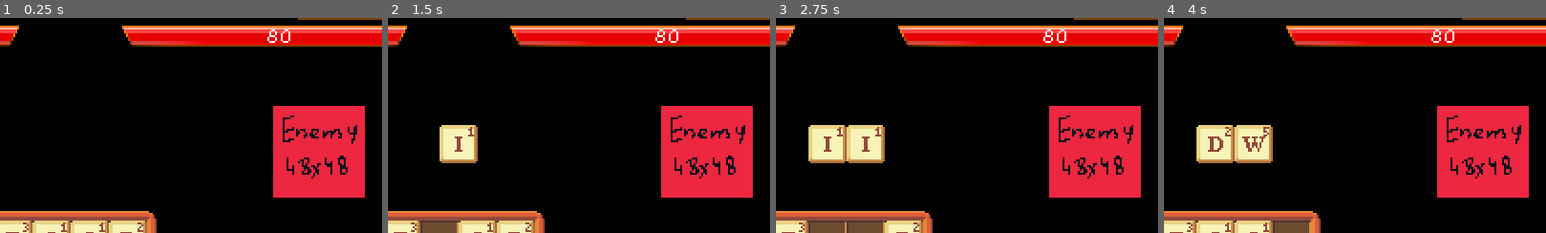
Above: before the commit, frames 1-4 (left to right).
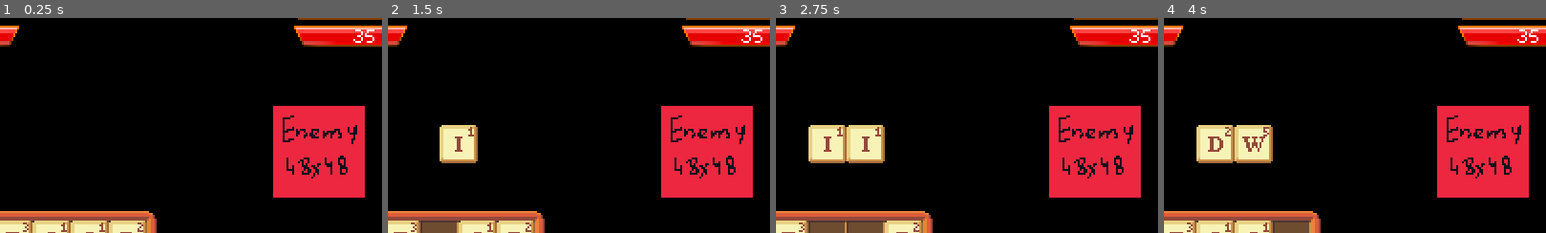
Above: after the commit, the same moments.

Repository: jakubg1/q-stab
Game: Godot game, scene res://scenes/main.tscn
Two runs of this game, one before a commit and one after it. Both use one fixed random seed, a clock stepped at 60 frames per second and the inputs below.
Inputs (mouse positions are % of the whole screen's width and height, from its top left):
- Up to frame 1 (0.25 s): no input
- Up to frame 2 (1.5 s): tap Enter (battle_attack) at 0.5 s; move the mouse to (42, 57) at 0.52 s; hold Enter (battle_attack) 0.53-1.28 s; click (42, 57) at 0.67 s; tap Space at 1.25 s; move the mouse to (48, 57) at 1.27 s; tap Backspace at 1.35 s; click (48, 57) at 1.42 s
- Up to frame 3 (2.75 s): tap Enter (battle_attack) at 2 s; move the mouse to (52, 57) at 2.02 s; hold Shift from 2.03 s (still down); click (52, 57) at 2.17 s
- Up to frame 4 (4 s): tap Space at 2.75 s; move the mouse to (57, 57) at 2.77 s; release Shift at 2.78 s; tap Delete at 2.85 s; click (57, 57) at 2.92 s; tap Enter (battle_attack) at 3.5 s; move the mouse to (42, 66) at 3.52 s; hold Enter (battle_attack) from 3.53 s (still down); click (42, 66) at 3.67 s
The pictures show only the part of the screen within x 41-91%, y 5-55%; the shares and areas given below are measured in that part.

The runs differ from the first frame. In frame 1, 4.7% of the frame differs, in the area x 32-98%, y 3-14%; in frame 2, 4.7%; in frame 3, 4.7%; in frame 4, 4.7%.

Commit message:
Fix battle longevity and regeneration
- The health bar now actually supports regeneration properly.
- The initial enemy health has been reduced to 35 HP.
- Fixed the enemy taking the player's first turn when the previous enemy was killed.
- Known bug: When the enemy dies through a status effect, the victory screen shows up and the game is over.

Diff:
--- a/scripts/battle.gd
+++ b/scripts/battle.gd
@@ -46,8 +46,18 @@
 ## Ends the turn for the specified player.
 func endMove() -> void:
 	if over:
-		return
-	if turn == Enums.Turn.PLAYER:
+		# Respawn and reset after killing the previous enemy.
+		# TODO: Handle killing an enemy better instead of having to do this.
+		# TODO: Enemy sets
+		over = false
+		player.regenerateFull()
+		player.removeStatusEffects()
+		enemy.queue_free()
+		spawnEnemy()
+		turn = Enums.Turn.PLAYER
+		letterManager.setInputAllowed(true)
+		victorySprite.hide()
+	elif turn == Enums.Turn.PLAYER:
 		turn = Enums.Turn.ENEMY
 		player_move_ended.emit()
 		letterManager.setInputAllowed(false)
@@ -66,14 +76,7 @@
 	over = true
 	letterManager.setInputAllowed(false)
 	if won:
-		# TODO: Handle killing an enemy better instead of having to do this.
-		# TODO: Enemy sets
-		over = false
-		player.regenerateFull()
-		enemy.queue_free()
-		spawnEnemy()
-		turn = Enums.Turn.PLAYER
-		#victorySprite.show()
+		victorySprite.show()
 	else:
 		defeatSprite.show()
 
--- a/scripts/enemy.gd
+++ b/scripts/enemy.gd
@@ -3,7 +3,7 @@
 
 @onready var actionTimer: Timer = $ActionTimer
 
-const ATTACKS = [
+const ATTACKS: Array[Dictionary] = [
 	{
 		"name": "Basic Attack",
 		"weight": 2,
@@ -25,11 +25,7 @@
 func attack() -> void:
 	if dead:
 		return
-	var weights: Array[int] = []
-	for attack in ATTACKS:
-		weights.append(attack.weight)
-	var n = Utils.weightedRandom(weights)
-	var attack = ATTACKS[n]
+	var attack = Utils.weightedRandomObject(ATTACKS)
 	attacked.emit(self, attack.effects)
 
 ## Queues a move by starting a timer until the enemy attacks.
@@ -40,7 +36,7 @@
 
 ## Called when the node enters the scene tree for the first time.
 func _ready() -> void:
-	init("Placeholder", 80)
+	init("Placeholder", 35)
 
 ## Called every frame. 'delta' is the elapsed time since the previous frame.
 func _process(delta: float) -> void:
--- a/scripts/entity.gd
+++ b/scripts/entity.gd
@@ -48,6 +48,7 @@
 	if health == 0:
 		dead = true
 		died.emit()
+		print(displayName + " died!")
 
 ## Regenerates tne specified amount of HP.
 func regenerate(amount: int) -> void:
@@ -83,6 +84,7 @@
 func removeStatusEffects() -> void:
 	for effect in statusEffects:
 		removeStatusEffect(effect)
+	print(displayName + ": Status effects removed!")
 
 ## Returns whether this Entity has the specified status effect.
 func hasStatusEffect(effect: Enums.StatusEffectType) -> bool:
--- a/scripts/health_bar.gd
+++ b/scripts/health_bar.gd
@@ -68,9 +68,11 @@
 		updateLayout()
 	if regenTime >= 0:
 		regenTime += delta
-		animValue = min(animValue + delta * regenTime * 10, value)
+		animValue = min(animValue + delta * regenTime * 20, value)
+		animFlashValue = animValue
 		if animValue == value:
 			regenTime = -1
+		updateLayout()
 
 ## Called when the player's health changes.
 func _on_player_health_changed(health: int) -> void:
--- a/scripts/utils.gd
+++ b/scripts/utils.gd
@@ -19,6 +19,14 @@
 func weightedRandomKeys(weights: Dictionary[Variant, int]) -> Variant:
 	return weights.keys()[weightedRandom(weights.values())]
 
+## Accepts a list of dictionaries with a `weight` field each.
+## Picks one of the objects respecting these weights.
+func weightedRandomObject(choices: Array[Dictionary]) -> Dictionary:
+	var weights: Array[int] = []
+	for choice in choices:
+		weights.append(choice.weight)
+	return choices[weightedRandom(weights)]
+
 ## Executed on start
 func _ready():
 	pass
